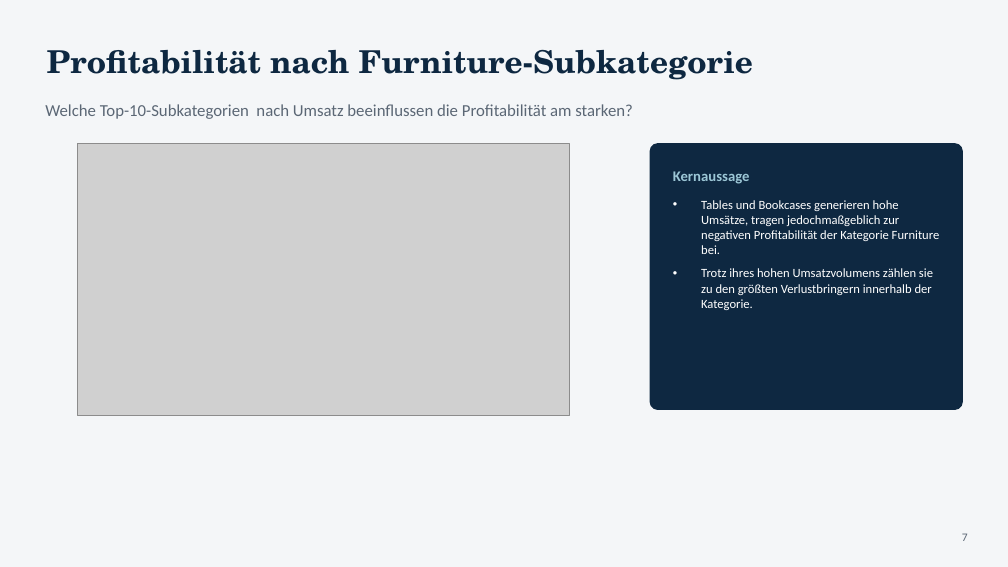
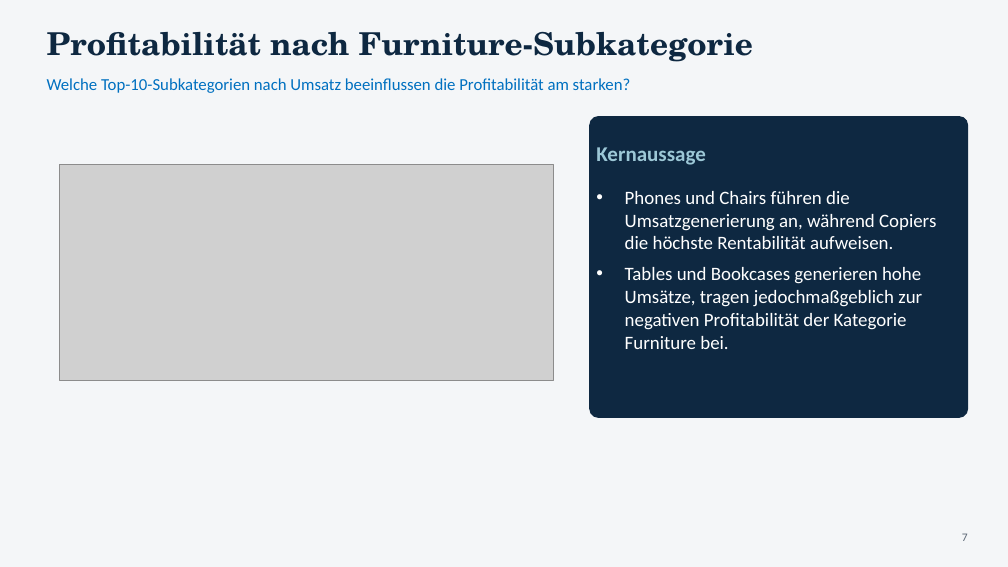
Before and after one commit to Carolyn74/Portfolioprojekt, a slide deck: slide 9 of Power Point/Abschlusspräsentation.pptx (slide 7 before the commit). Drawn at 1008x567 pixels with LibreOffice and Linux fonts; fonts in the diff are those of the drawing; grey boxes stand for pictures. Boxes give left, top, right and bottom in pixels: in the first picture for what was removed or moved away, otherwise in the second. Text is boxed around its words. In the diff, an @@ line names an element or a change of style, - is before the commit and + after.

```diff
--- a/Power Point/Abschlusspräsentation.pptx
+++ b/Power Point/Abschlusspräsentation.pptx
@@ text "Profitabilität nach Furniture-Subkategorie": place and size @@
-text "Profitabilität nach Furniture-Subkategorie" at bbox=[47, 50, 754, 80]
+text "Profitabilität nach Furniture-Subkategorie" at bbox=[47, 32, 754, 62]
@@ text "Welche Top-10-Subkategorien nach Umsatz beeinflussen ...": place and size @@
-text "Welche Top-10-Subkategorien nach Umsatz beeinflussen ..." at bbox=[45, 104, 633, 119]
+text "Welche Top-10-Subkategorien nach Umsatz beeinflussen ..." at bbox=[47, 78, 631, 93]
@@ text "Welche Top-10-Subkategorien nach Umsatz beeinflussen ..." at bbox=[47, 78, 631, 93]: text colour #5B6775 to #0070C0 @@
@@ rounded rectangle: place and size @@
-rounded rectangle at bbox=[650, 144, 963, 410]
+rounded rectangle at bbox=[590, 116, 968, 417]
@@ text "Kernaussage": place and size @@
-text "Kernaussage" at bbox=[673, 171, 750, 184]
+text "Kernaussage" at bbox=[596, 147, 706, 165]
@@ text "Kernaussage" at bbox=[596, 147, 706, 165]: size 14 to 20 pt @@
@@ picture: place and size @@
-picture at bbox=[77, 144, 569, 415]
+picture at bbox=[60, 165, 554, 380]
@@ text "Phones und Chairs führen die ...": place and size @@
-text "Phones und Chairs führen die ..." at bbox=[701, 200, 940, 310]
+text "Phones und Chairs führen die ..." at bbox=[625, 191, 936, 349]
@@ text at bbox=[625, 191, 936, 249]: paragraph added @@
+• Phones und Chairs führen die Umsatzgenerierung an, während Copiers die höchste Rentabilität aufweisen.
@@ text at bbox=[625, 267, 922, 349]: size 12 to 18 pt in "Tables und Bookcases generieren hohe Umsätze, tragen ..." @@
@@ text at bbox=[701, 268, 933, 310]: paragraph removed @@
-• Trotz ihres hohen Umsatzvolumens zählen sie zu den größten Verlustbringern innerhalb der Kategorie.
```
Also in this commit, not shown: 10 other slides changed, 2 slides added, 28 other files.
